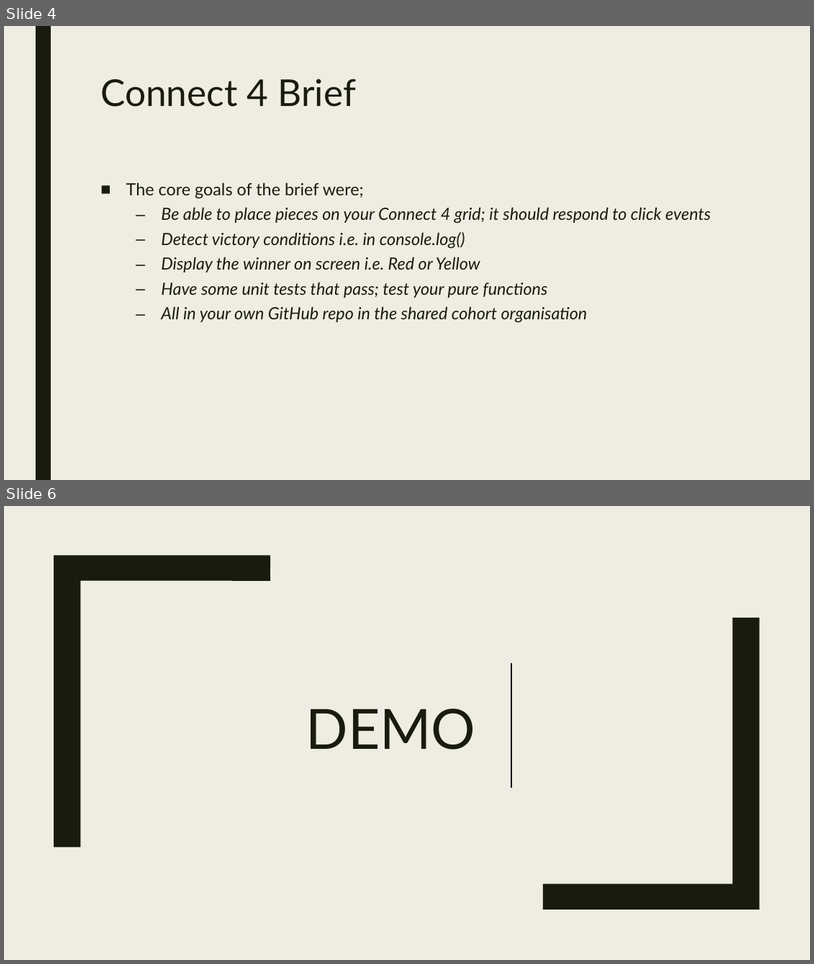
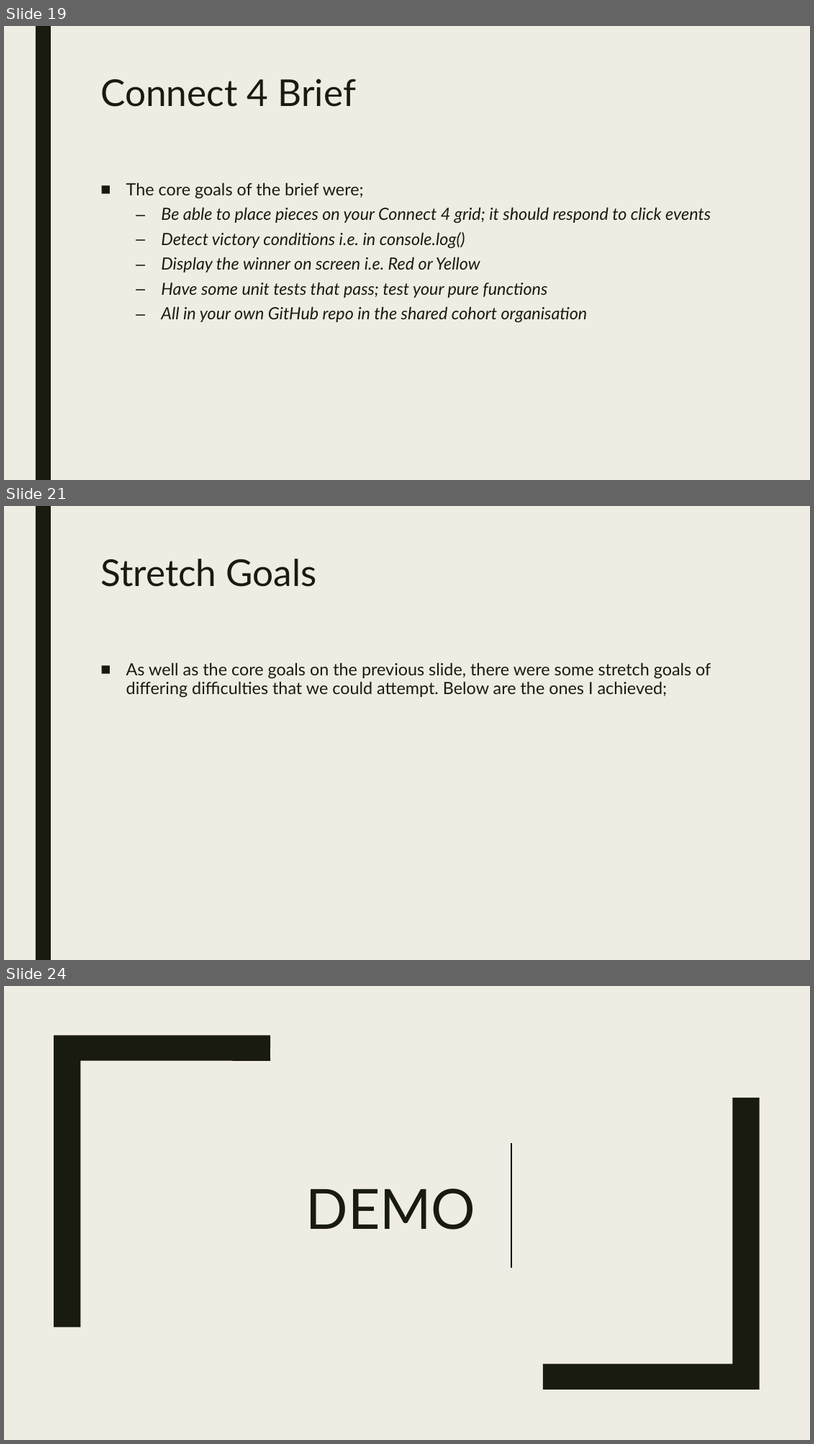
Before and after one commit to Sainsburys-bootcamp-2022/Aidan-Project, a slide deck: mini-project-presentation.pptx. Shown one above the other, each under a label of ours: slides 4 and 6 before the commit, slides 19, 21 and 24 after it; the slides between them are not shown. The pictures are 814x964 and 814x1444 pixels, drawn with LibreOffice and Linux fonts; fonts in the diff are those of the drawing. Boxes give left, top, right and bottom in pixels: in the first picture for what was removed or moved away, otherwise in the second. Text is boxed around its words. In the diff, an @@ line names an element or a change of style, - is before the commit and + after.

```diff
--- a/mini-project-presentation.pptx
+++ b/mini-project-presentation.pptx
@@ slide 21 added at <box>4,506,810,960</box>, background #EFEDE3; not listed: 1 template element that a slide beside it also shows @@
@@ title added at <box>100,559,317,587</box>, 44 pt, text #191B0E @@
+Stretch Goals
@@ text added at <box>126,662,711,698</box>, 20 pt, text #191B0E @@
+■ As well as the core goals on the previous slide, there were some stretch goals of differing difficulties that we could attempt. Below are the ones I achieved;
@@ what was slide 4 is now slide 19 @@
@@ what was slide 6 is now slide 24 @@
```
Also in this commit, not shown: 2 slides changed, 34 other slides added, 2 other files.
